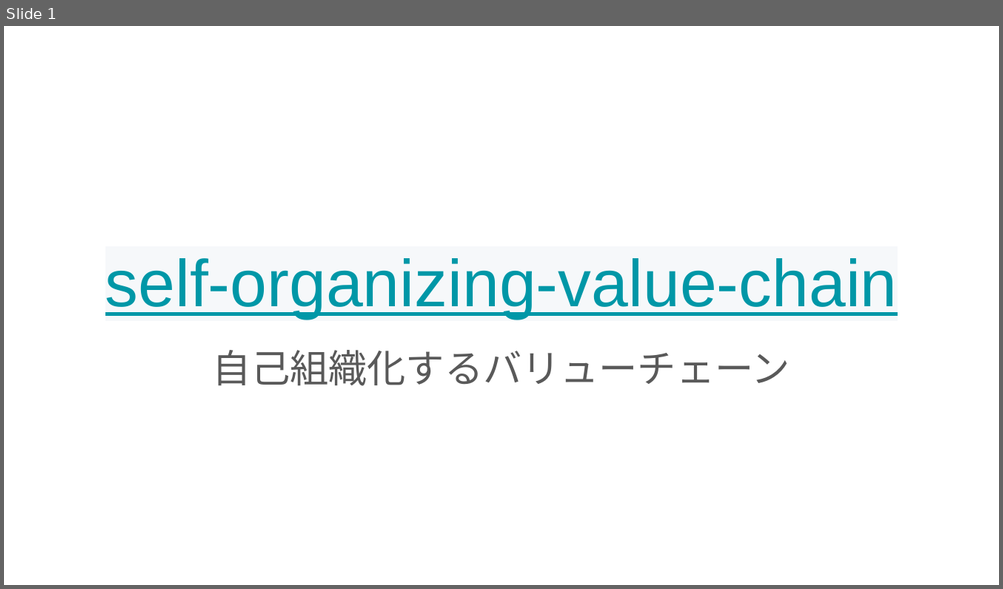
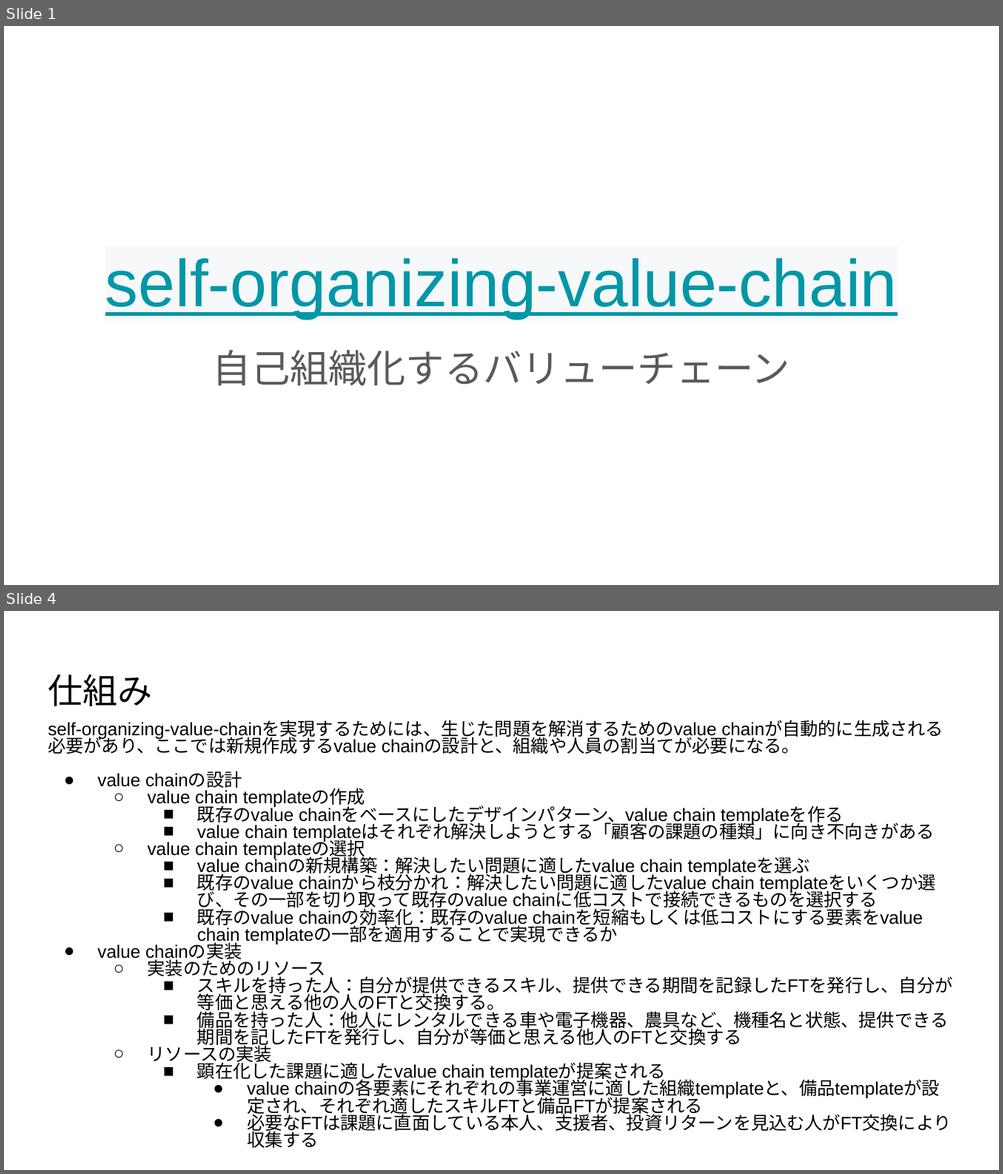
Before and after one commit to urashin/self-organized-value-chain, a slide deck: docs/base-idea/self-organizing-value-chain.pptx. Shown one above the other, each under a label of ours: slide 1 before the commit, slides 1 and 4 after it; the slides between them are not shown. The pictures are 1003x589 and 1003x1174 pixels, drawn with LibreOffice and Linux fonts; fonts in the diff are those of the drawing. Boxes give left, top, right and bottom in pixels: in the first picture for what was removed or moved away, otherwise in the second. Text is boxed around its words. In the diff, an @@ line names an element or a change of style, - is before the commit and + after.

```diff
--- a/docs/base-idea/self-organizing-value-chain.pptx
+++ b/docs/base-idea/self-organizing-value-chain.pptx
@@ slide 4 added at (4,611,999,1170), background #FFFFFF @@
@@ title added at (48,674,152,706), 25.2 pt, text #000000 @@
+仕組み
@@ text added at (48,721,953,1134), 12.9 pt, text #000000 @@
+self-organizing-value-chainを実現するためには、生じた問題を解消するためのvalue chainが自動的に生成される必要があり、ここでは新規作成するvalue chainの設計と、組織や人員の割当てが必要になる。
+● value chainの設計
+  ○ value chain templateの作成
+    ■ 既存のvalue chainをベースにしたデザインパターン、value chain templateを作る
+    ■ value chain templateはそれぞれ解決しようとする「顧客の課題の種類」に向き不向きがある
+  ○ value chain templateの選択
+    ■ value chainの新規構築：解決したい問題に適したvalue chain templateを選ぶ
+    ■ 既存のvalue chainから枝分かれ：解決したい問題に適したvalue chain templateをいくつか選び、その一部を切り取って既存のvalue chainに低コストで接続できるものを選択する
+    ■ 既存のvalue chainの効率化：既存のvalue chainを短縮もしくは低コストにする要素をvalue chain templateの一部を適用することで実現できるか
+● value chainの実装
+  ○ 実装のためのリソース
+    ■ スキルを持った人：自分が提供できるスキル、提供できる期間を記録したFTを発行し、自分が等価と思える他の人のFTと交換する。
+    ■ 備品を持った人：他人にレンタルできる車や電子機器、農具など、機種名と状態、提供できる期間を記したFTを発行し、自分が等価と思える他人のFTと交換する
+  ○ リソースの実装
+    ■ 顕在化した課題に適したvalue chain templateが提案される
+      ● value chainの各要素にそれぞれの事業運営に適した組織templateと、備品templateが設定され、それぞれ適したスキルFTと備品FTが提案される
+      ● 必要なFTは課題に直面している本人、支援者、投資リターンを見込む人がFT交換により収集する
```
Also in this commit, not shown: 4 slides changed, 2 other slides added, 6 slides removed, 1 other file.
